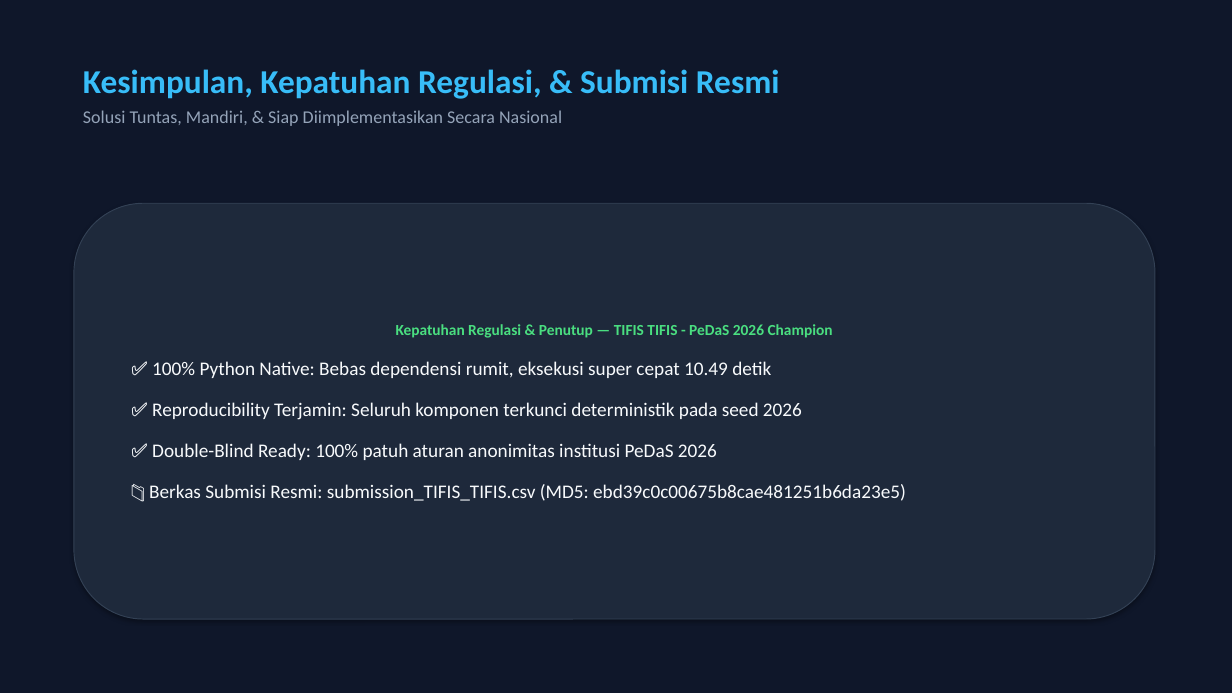
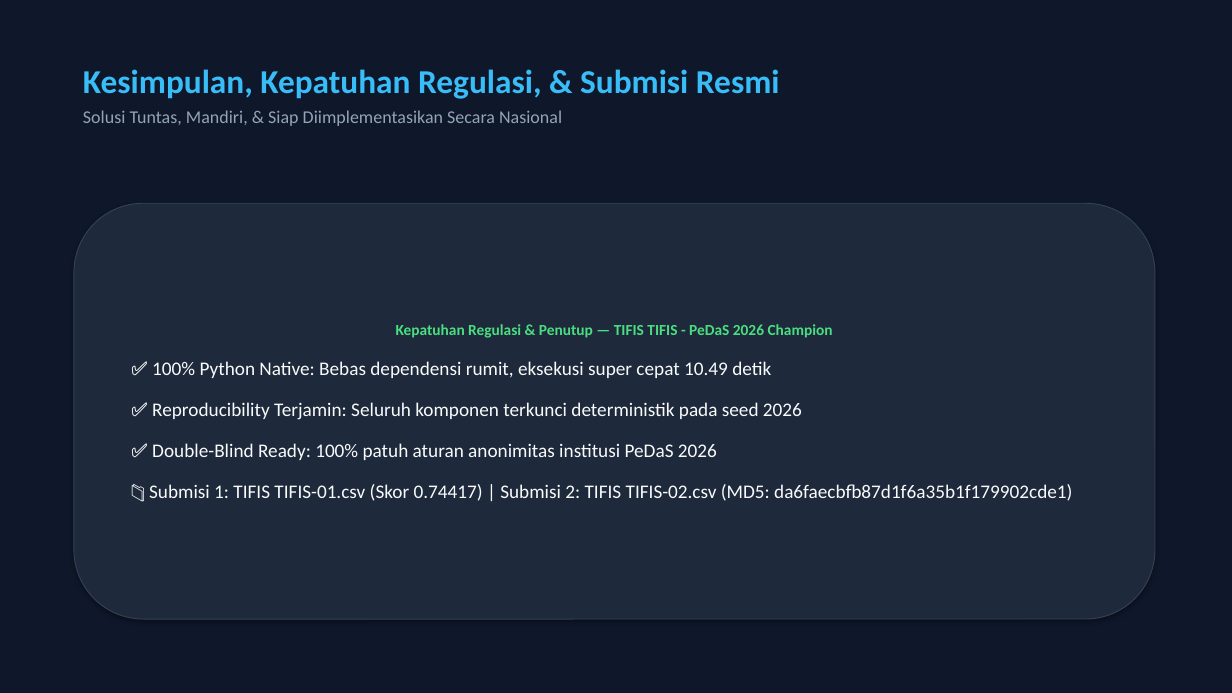
Before and after one commit to caerdfasgrae/PEDAS-2026, a slide deck: slide 10 of docs/TIFIS_ID_PRESENTASI.pptx. Drawn at 1232x693 pixels with LibreOffice and Linux fonts; fonts in the diff are those of the drawing. Boxes give left, top, right and bottom in pixels: in the first picture for what was removed or moved away, otherwise in the second. Text is boxed around its words. In the diff, an @@ line names an element or a change of style, - is before the commit and + after.

Commit message:
feat: finalize Submisi 2 pipeline (Model C LinearSVC+XGBoost), sync all documentation, update XAI justification, refresh final presentation PPTX, and lock MD5 da6faecbfb87d1f6a35b1f179902cde1

```diff
--- a/docs/TIFIS_ID_PRESENTASI.pptx
+++ b/docs/TIFIS_ID_PRESENTASI.pptx
@@ text in rounded rectangle at (149, 484, 1072, 501): text changed @@
-📁 Berkas Submisi Resmi: submission_TIFIS_TIFIS.csv (MD5: ebd39c0c00675b8cae481251b6da23e5)
+📁 Submisi 1: TIFIS TIFIS-01.csv (Skor 0.74417) | Submisi 2: TIFIS TIFIS-02.csv (MD5: da6faecbfb87d1f6a35b1f179902cde1)
```
Also in this commit, not shown: 2 other slides changed, 22 other files.
